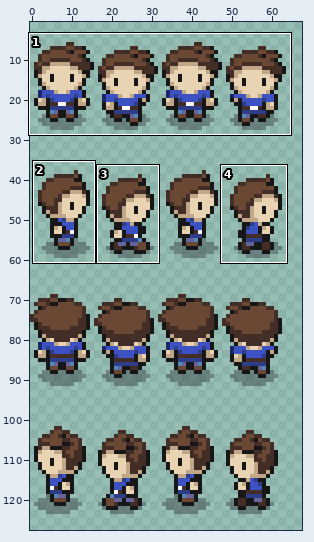
Sprite sheet, stored at GK SRR/Assets/Art/npc.png. Above, an overview of the earlier version with the close-up marked.
Close-up. As it was:
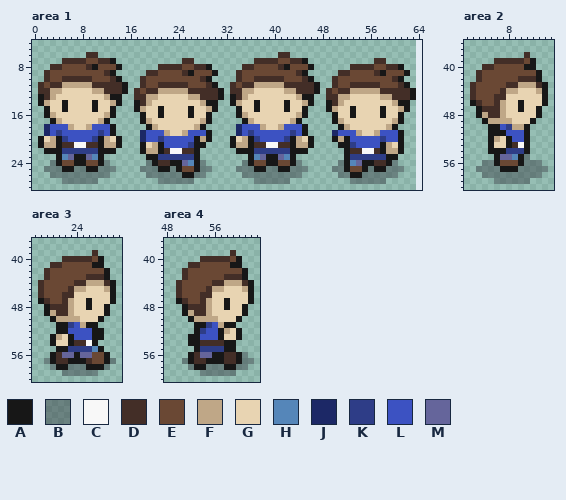
The file is 64x128 pixels. Shown: area 1: x 0..64, y 4..28; area 2: x 1..15, y 36..60; area 3: x 17..31, y 37..60; area 4: x 48..63, y 37..60. The old version is drawn lined up with the new one, on the new canvas. The wide view leaves out empty margins. The commit also changed other parts of the picture, which this record leaves out.
Palette (. is transparent): A #171717  B #2a2b3566  C #f8f8f8  D #432e27  E #6a4834  F #bfa787  G #e8d4b2  H #5586b9  J #1c2866  K #2e3d87  L #3c52c2  M #65659b
Pixels before, area 1, first column x 1:
 6 ........DD..............................DD.....................
 7 ....DDDDEEDDA...........DD..........DDDDEEDDA...........DD.....
 8 ..DDEEEEDAEEEA......DDDDEEDDA.....DDEEEEDAEEEA......DDDDEEDDA..
 9 .DEEEEEEEEEDA.....DDEEEEDAEEEA...DEEEEEEEEEDA.....DDEEEEDAEEEA.
10 .DEEDDDDDEEEDA...DEEEEEEEEEDA....DEEDDDDDEEEDA...DEEEEEEEEEDA..
11 DEDDFFFFFDDDDDA..DEEDDDDDEEEDA..DEDDFFFFFDDDDDA..DEEDDDDDEEEDA.
12 DDFFGGGGGFFDDDA.DEDDFFFFFDDDDDA.DDFFGGGGGFFDDDA.DEDDFFFFFDDDDDA
13 ADFGGGGGGGGFAA..DDFFGGGGGFFDDDA.ADFGGGGGGGGFAA..DDFFGGGGGFFDDDA
14 AFGGAGGGGAGGFA..ADFGGGGGGGGFAA..AFGGAGGGGAGGFA..ADFGGGGGGGGFAA.
15 .AGGAGGGGAGGA...AFGGAGGGGAGGFA...AGGAGGGGAGGA...AFGGAGGGGAGGFA.
16 .AFGGGGGGGGFA....AGGAGGGGAGGA....AFGGGGGGGGFA....AGGAGGGGAGGA..
17 ..AFGGGGGGFA.....AFGGGGGGGGFA.....AFGGGGGGFA.....AFGGGGGGGGFA..
18 .JLLLFGGFLLLA.....AFGGGGGGFA.....JLLLFGGFLLLA.....AFGGGGGGFA...
19 .JLKLLLLLLKLA....JLLLFGGFLLLA....JLKLLLLLLKLA....JLLLFGGFLLLA..
20 AGFAKLLLLKAFGA...JLLKLLLLLAFA...AGFAKLLLLKAFGA...AFALLLLLKLLA..
21 AFFADDCCDDAFFA...AGFALLLLKAA....AFFADDCCDDAFFA....AAKLLLLAFGA..
22 .AAAKKKKKKAAA....AFFADCCDDA......AAAKKKKKKAAA......ADDCCDAFFA..
23 ...AHMAAMHA.......AAKKKKKKA........AHMAAMHA........AKKKKKKAA...
24 ..BAEEAAEEAB......BADDAAMHAB......BAEEAAEEAB......BAHMAADDAB...
25 .BBBAABBAABBB....BBBAABAEEABB....BBBAABBAABBB....BBAEEABAABBB..
26 ..BBBBBBBBBB......BBBBBBAABB......BBBBBBBBBB......BBAABBBBBB...
27 ....BBBBBB..........BBBBBB..........BBBBBB..........BBBBBB.....
Pixels before, area 2, first column x 2:
38 .........D...
39 ....DDDDDEA..
40 ..DDEEEEEAA..
41 .DEEEEEEEEEA.
42 .DEEEEEEDDDA.
43 DEEEEEDDFFFDA
44 DEEEEDFFGGGFA
45 DEEEDDGGGGGGA
46 ADEEDFGGAGGGA
47 .ADDDFGGAGGA.
48 .AFDDFGGGGGA.
49 ..AFFFFGGGA..
50 ...AALKFFA...
51 ...AAALLLA...
52 ...AFGALLA...
53 ...AGGADCA...
54 ...AAAKKKA...
55 ....AMMHAB...
56 ..BBAEEEABBB.
57 .BBBBAAABBBBB
58 ..BBBBBBBBBB.
59 ....BBBBBB...
Pixels before, area 3, first column x 18:
39 .........D...
40 ....DDDDDEA..
41 ..DDEEEEEAA..
42 .DEEEEEEEEEA.
43 .DEEEEEEDDDA.
44 DEEEEEDDFFFDA
45 DEEEEDFFGGGFA
46 DEEEDDGGGGGGA
47 ADEEDFGGAGGGA
48 .ADDDFGGAGGA.
49 .AFDDFGGGGGA.
50 ..AFFFFGGGA..
51 ...AAKLFAA...
52 ...AALLLLAA..
53 ..AFGALLLAA..
54 ..AGGADDCA...
55 ...AAKKKKHA..
56 ..ADMMAMMEEA.
57 .BADDAAADEEAB
58 ..BAABBBAAAB.
59 ....BBBBBB...
Pixels before, area 4, first column x 50:
39 .........D...
40 ....DDDDDEA..
41 ..DDEEEEEAA..
42 .DEEEEEEEEEA.
43 .DEEEEEEDDDA.
44 DEEEEEDDFFFDA
45 DEEEEDFFGGGFA
46 DEEEDDGGGGGGA
47 ADEEDFGGAGGGA
48 .ADDDFGGAGGA.
49 .AFDDFGGGGGA.
50 ..AFFFFGGGA..
51 ...AAKLFAA...
52 ...AKLLAFGA..
53 ..AALLLAGGA..
54 ..AADDDDAA...
55 ...AKKKKAA...
56 ..ADMMAADDAB.
57 .BADDAAADDABB
58 ..BAABBBAABB.
59 ....BBBBBB...
After the commit:
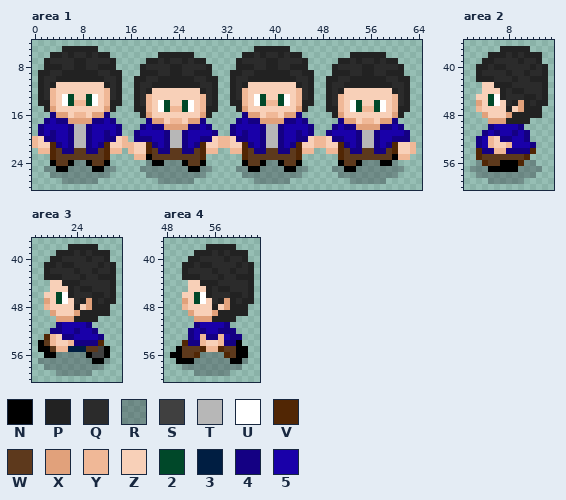
Colours new in this view: N #000000  P #222222  Q #2b2b2b  R #2a2b3554  S #404040  T #b7b7b7  U #ffffff  V #512604  W #5d391c  X #e1a17b  Y #f0b897  Z #f8d0b8  2 #004829  3 #001e42  4 #140083  5 #1900a9
Diff:
canvas 64x128 -> 128x128
Changed rows in their new state; - is an unchanged pixel.
Area 1:
first column x 0:
 5 -----PPPPPP--------------------------PPPPPP---------------------
 6 ---PPQPQQPQPP--------PPPPPP--------PPQPQQPQPP--------PPPPPP-----
 7 --PQQQQPPQQQQP-----PPQPQQPQPP-----PQQQQPPQQQQP-----PPQPQQPQPP---
 8 --PPPQQPPQQPPP.---PQQQQPPQQQQP----PPPQQPPQQPPP.---PQQQQPPQQQQP--
 9 -PPQQPPPPPPQQPP---PPPQQPPQQPPP.--PPQQPPPPPPQQPP---PPPQQPPQQPPP.-
10 -PQQPPPPPPPPQQP--PPQQPPPPPPQQPP--PQQPPPPPPPPQQP--PPQQPPPPPPQQPP-
11 -PQPZZZZZZZZPQP.-PQQPPPPPPPPQQP--PQPZZZZZZZZPQP.-PQQPPPPPPPPQQP-
12 -PQYZZZZZZZZYQP.-PQPZZZZZZZZPQP.-PQYZZZZZZZZYQP.-PQPZZZZZZZZPQP.
13 -PQYZU2ZZ2UZYQP--PQYZZZZZZZZYQP.-PQYZU2ZZ2UZYQP--PQYZZZZZZZZYQP.
14 -PPYZU2YY2UZYPP--PQYZU2ZZ2UZYQP--PPYZU2YY2UZYPP--PQYZU2ZZ2UZYQP-
15 --PXZZZZZZZZXP---PPYZU2YY2UZYPP---PXZZZZZZZZXP---PPYZU2YY2UZYPP-
16 --.4XXZYYZXX4.----PXZZZZZZZZXP----.4XXZYYZXX4.----PXZZZZZZZZXP--
17 --4544XXXX4454----.4XXZYYZXX4.----4544XXXX4454----.4XXZYYZXX4.--
18 -455554TT455554---4544XXXX4454---455554TT455554---4544XXXX4454--
19 -454554TT455454--455554TT455554--454554TT455454--455554TT455554-
20 YZ44554TT45544ZY-444554TT45544ZYYZ44554TT45544ZYYZ44554TT455444-
21 YZZV454TT454VZZYYZZV454TT454VZZYYZZV454TT454VZZYYZZV454TT454VZZY
22 -YYVW44WW44WVYY-YZZVW44WW44WVYY--YYVW44WW44WVYY--YYVW44WW44WVZZY
23 ---VWWWWWWWWV----YYNWWWWWWWWV------VWWWWWWWWV------VWWWWWWWWNYY-
24 ---NWWNRRNWWN------RNNRRRNWWN------NWWNRRNWWN------NWWNRRRNNR---
25 --RRNNRRRRNNRR----RRRRRRRRNNRR----RRNNRRRRNNRR----RRNNRRRRRRRR--
26 ---RRRRRRRRRR------RRRRRRRRRR------RRRRRRRRRR------RRRRRRRRRR---
27 -----RRRRRR----------RRRRRR----------RRRRRR----------RRRRRR-----
Area 2:
first column x 2:
37 -----PPPPP---
38 ---PPPQPQPPP-
39 --PPQQQQPQQP-
40 -PPQPPQQQQPQP
41 -PQQQQPQQPQQP
42 -PPPQQQPQQPPP
43 ..ZZPPPQQQQQP
44 ..ZZZPQPPQQQP
45 .ZZ2UPQQQPPQP
46 .XZ2UZQPXPQPP
47 -YZZZZPZXPPP-
48 -.XZZZXPPPPP-
49 --.XXXPPPP.--
50 ---455554.---
51 --45455454---
52 -45YZ44554---
53 -45YZZY5554--
54 -V44YY4444V--
55 -VWWWWWWWV---
56 -RVWWNNNVRR.-
57 RRRNNNNNRRRR.
58 -RRRRRRRRRR.-
59 ---RRRRRR.---
Area 3:
first column x 18:
38 -----PPPPP---
39 ---PPPQPQPPP-
40 --PPQQQQPQQP-
41 -PPQPPQQQQPQP
42 -PQQQQPQQPQQP
43 -PPPQQQPQQPPP
44 ..ZZPPPQQQQQP
45 ..ZZZPQPPQQQP
46 .ZZ2UPQQQPPQP
47 .XZ2UZQPXPQPP
48 -YZZZZPZXPPP-
49 -.XZZZXPPPPP-
50 --.XXXPPPP.--
51 ---455554.---
52 --44554554.--
53 -VYZ4455554--
54 NWYZZY4444V--
55 NNWYY333WWSN-
56 -NNRRRRRNSSN-
57 RRRRRRRRRNNR.
58 -RRRRRRRRRR.-
59 ---RRRRRR.---
Area 4:
first column x 49:
38 ------PPPPP---
39 ----PPPQPQPPP-
40 ---PPQQQQPQQP-
41 --PPQPPQQQQPQP
42 --PQQQQPQQPQQP
43 --PPPQQQPQQPPP
44 -..ZZPPPQQQQQP
45 -..ZZZPQPPQQQP
46 -.ZZ2UPQQQPPQP
47 -.XZ2UZQPXPQPP
48 --YZZZZPZXPPP-
49 --.XZZZXPPPPP-
50 ---.XXXPPPP.--
51 ----455554.---
52 ---45455444.--
53 ---45Y44Y544--
54 --V44YZZY44N--
55 -NWWWVYYVWWNN-
56 NNWWVRRRRVWNN-
57 -NNNRRRRRRNNR.
58 --RRRRRRRRRR.-
59 ----RRRRRR.---
